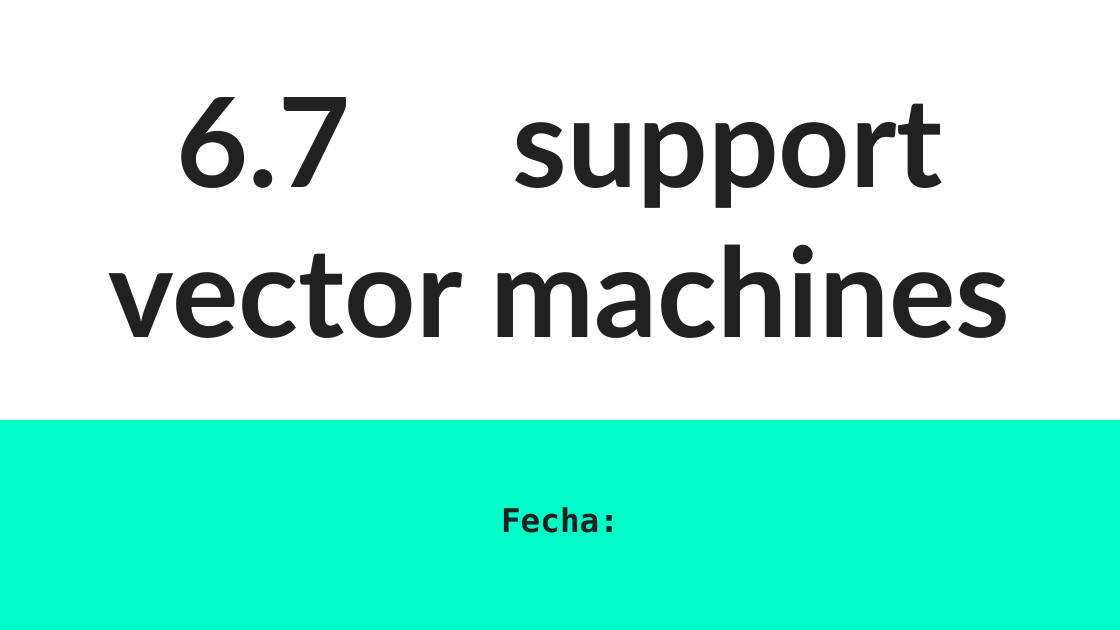
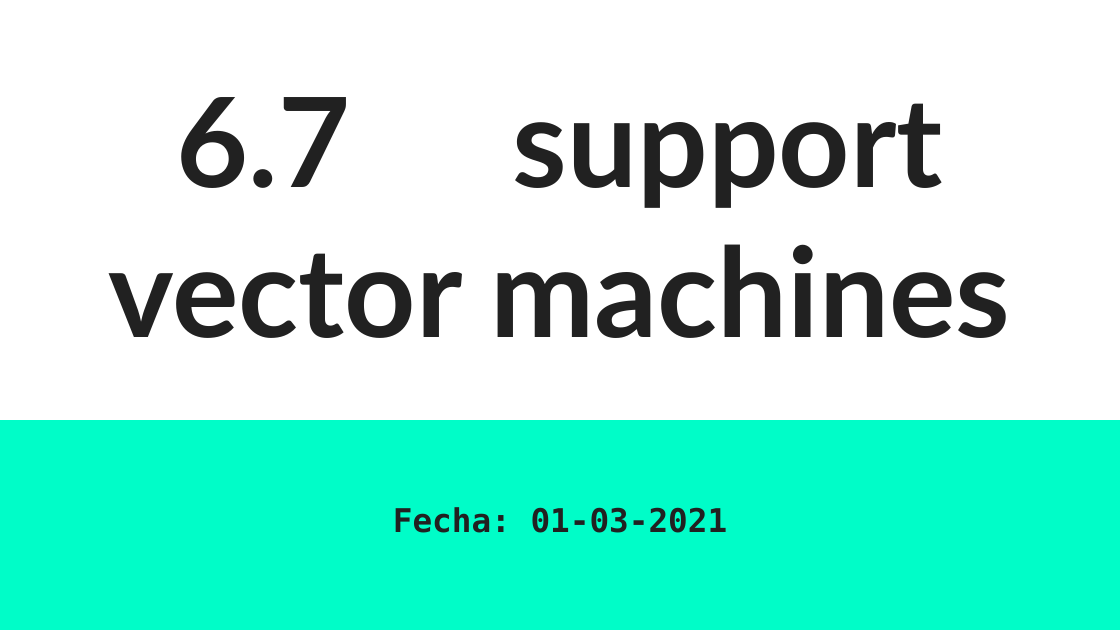
Before and after one commit to sainosmichelle/sainosmichelle.github.io, a slide deck: slide 1 of assets/files/Tema6/svm/6.7 SVM.pptx. Drawn at 1120x630 pixels with LibreOffice and Linux fonts; fonts in the diff are those of the drawing. Boxes give left, top, right and bottom in pixels: in the first picture for what was removed or moved away, otherwise in the second. Text is boxed around its words. In the diff, an @@ line names an element or a change of style, - is before the commit and + after.

```diff
--- a/assets/files/Tema6/svm/6.7 SVM.pptx
+++ b/assets/files/Tema6/svm/6.7 SVM.pptx
@@ subtitle at bbox=[393, 507, 728, 533]: text changed @@
-Fecha:
+Fecha: 01-03-2021
```
Also in this commit, not shown: 2 other slides changed, 1 slide added, 9 other files.
